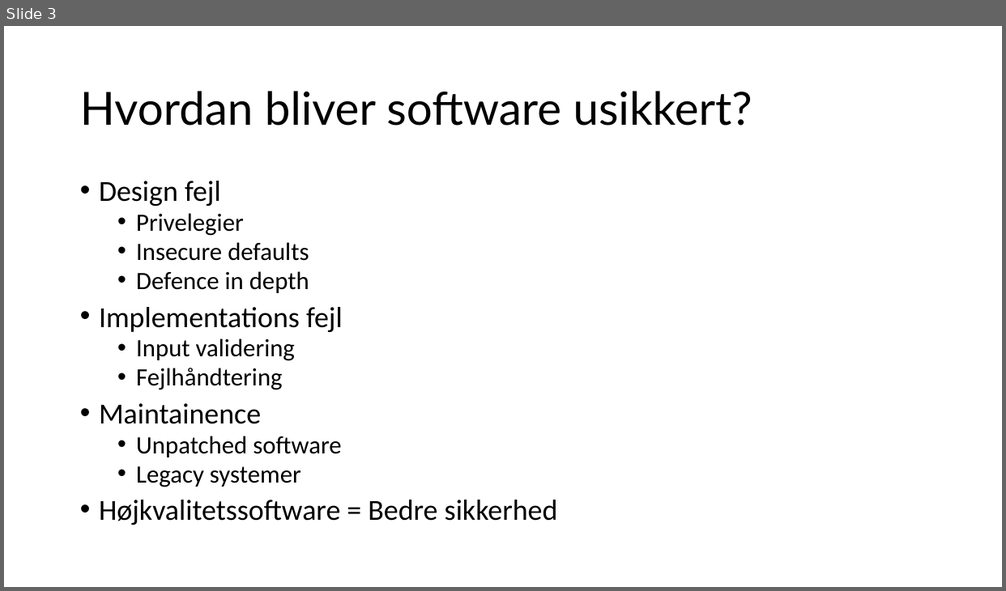
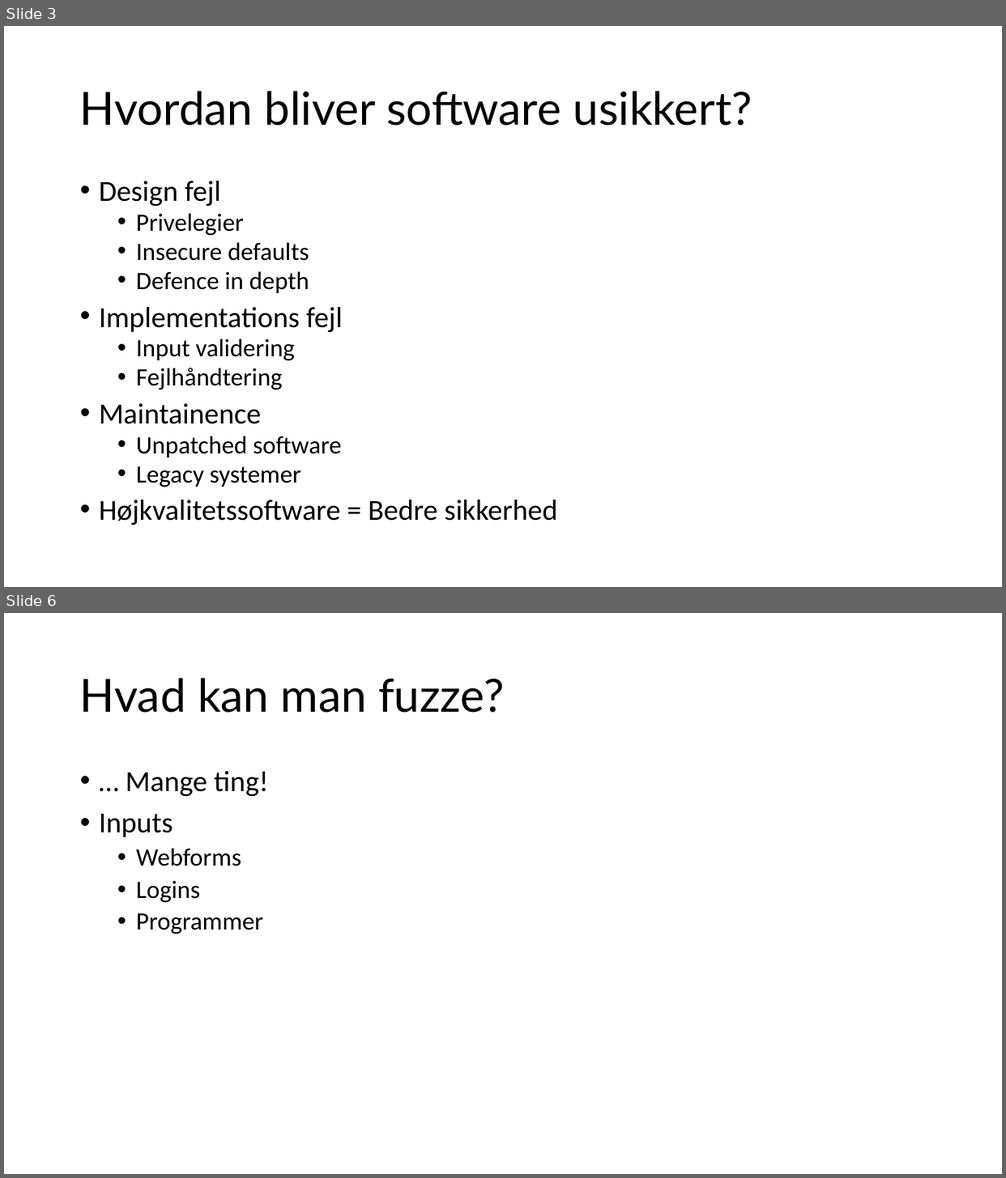
Before and after one commit to Kristiansax/kea-software-security-exam-slides, a slide deck: 4 - Fuzzing af applikationer.pptx. Shown one above the other, each under a label of ours: slide 3 before the commit, slides 3 and 6 after it; the slides between them are not shown. The pictures are 1006x591 and 1006x1178 pixels, drawn with LibreOffice and Linux fonts; fonts in the diff are those of the drawing. Boxes give left, top, right and bottom in pixels: in the first picture for what was removed or moved away, otherwise in the second. Text is boxed around its words. In the diff, an @@ line names an element or a change of style, - is before the commit and + after.

```diff
--- a/4 - Fuzzing af applikationer.pptx
+++ b/4 - Fuzzing af applikationer.pptx
@@ slide 6 added at box(4, 613, 1002, 1174), background #FFFFFF @@
@@ title added at box(80, 678, 504, 713), 44 pt, text #000000 @@
+Hvad kan man fuzze?
@@ text added at box(99, 771, 268, 935), 24 pt, text #000000 @@
+• … Mange ting!
+• Inputs
+  • Webforms
+  • Logins
+  • Programmer
```
Also in this commit, not shown: 3 other slides added, 18 other files.
